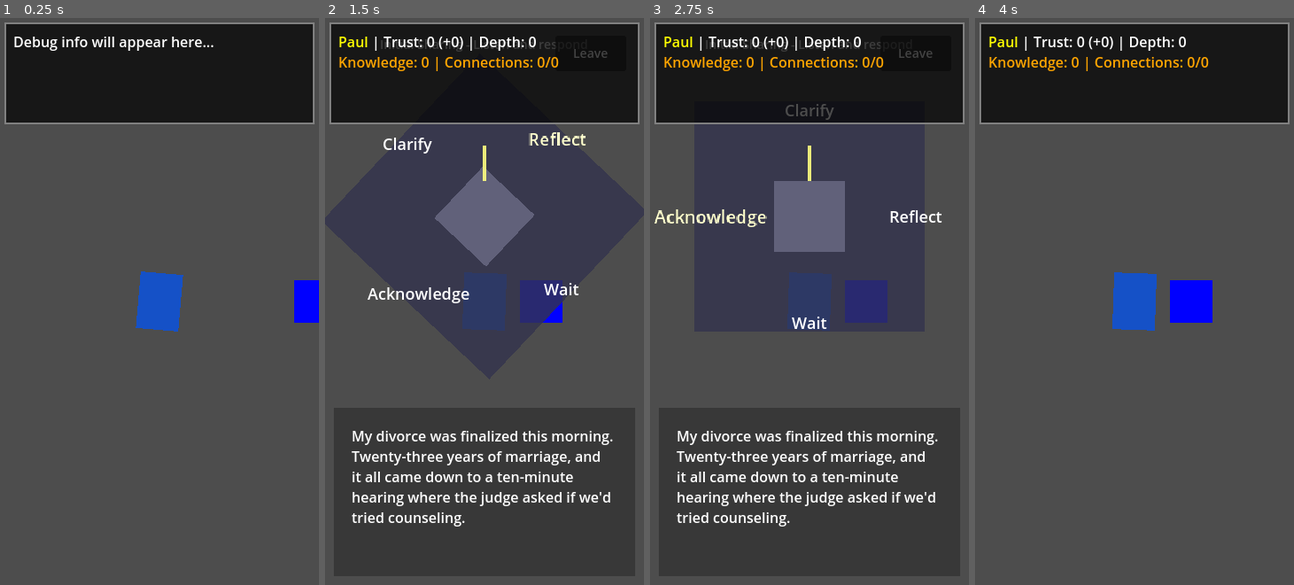
Above: before the commit, frames 1-4 (left to right).
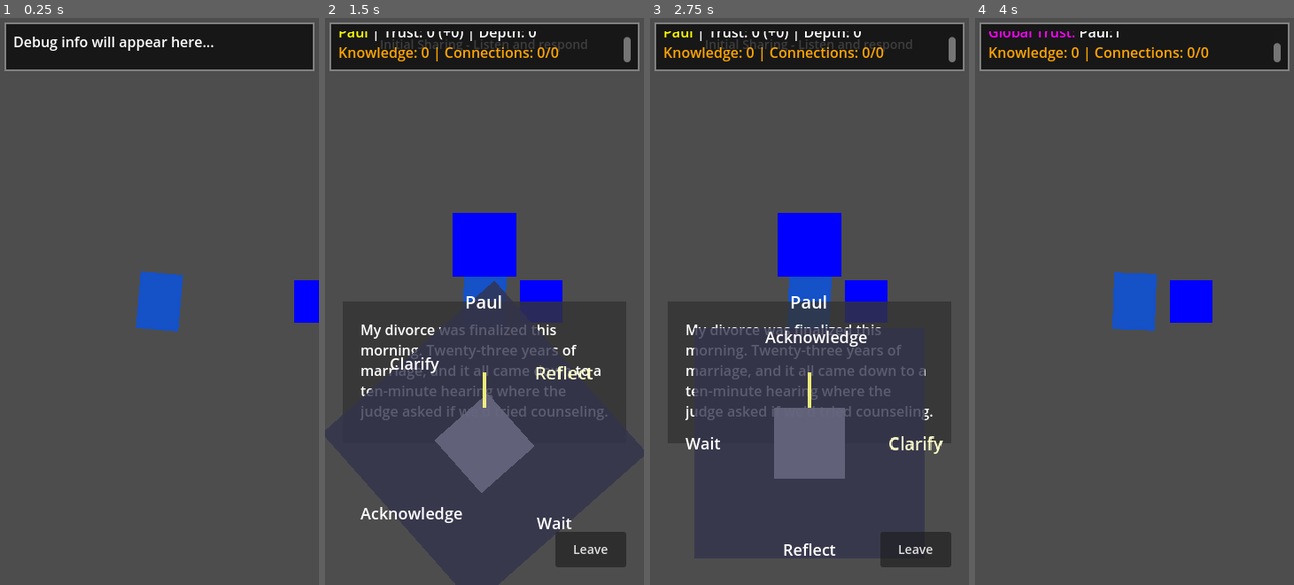
Above: after the commit, the same moments.

Repository: mgsrevolver/bedbound
Game: Godot game, scene res://scenes/Main.tscn
The game is run twice, just before and just after one commit, with the same random seed, the same clock (stepped at 60 frames per second) and the same inputs.
Inputs (mouse positions are in pixels of both pictures, inside the frame that each line leads up to):
- Up to frame 1 (0.25 s): no input
- Up to frame 2 (1.5 s): tap Enter at 0.5 s; move the mouse to (554, 273) at 0.52 s; hold D (move_right) 0.53-1.25 s; click (554, 273) at 0.67 s; drag from (420, 329) to (484, 301) at 1.27 s
- Up to frame 3 (2.75 s): move the mouse to (841, 176) at 2.02 s; hold D (move_right) from 2.03 s (still down)
- Up to frame 4 (4 s): release D (move_right) at 2.75 s; click "Leave" at 2.75 s; tap Space at 3.5 s; drag from (1118, 414) to (1038, 216) at 3.52 s

The runs differ from the first frame. In frame 1, 9.4% of the frame differs, in the area x 1-99%, y 9-19%; in frame 2, 30%; in frame 3, 32%, in the area x 1-99%, y 2-95%; in frame 4, 11%.

Commit message:
fix overlapping ui elements

Diff:
--- a/scenes/ui/ConversationWheel.tscn
+++ b/scenes/ui/ConversationWheel.tscn
@@ -11,14 +11,13 @@
 
 [node name="DialoguePanel" type="Panel" parent="."]
 layout_mode = 1
-anchors_preset = 2
-anchor_top = 1.0
-anchor_bottom = 1.0
-offset_left = 10.0
-offset_top = -200.0
-offset_right = 350.0
-offset_bottom = -10.0
-grow_vertical = 0
+anchors_preset = 1
+anchor_left = 0.0
+anchor_right = 1.0
+offset_left = 20.0
+offset_top = 320.0
+offset_right = -20.0
+offset_bottom = 480.0
 
 [node name="DialogueText" type="RichTextLabel" parent="DialoguePanel"]
 layout_mode = 1
--- a/scenes/ui/DebugOverlay.tscn
+++ b/scenes/ui/DebugOverlay.tscn
@@ -20,7 +20,7 @@
 offset_left = 5.0
 offset_top = 5.0
 offset_right = -5.0
-offset_bottom = 120.0
+offset_bottom = 60.0
 grow_horizontal = 2
 grow_vertical = 0
 
--- a/scripts/dialogue/DialogueManager.gd
+++ b/scripts/dialogue/DialogueManager.gd
@@ -44,6 +44,7 @@
 	)
 	var initial_options = npc.get_current_options()
 	dialogue_ui.setup_dialogue(npc.get_current_dialogue())
+	dialogue_ui.setup_npc_portrait(npc)
 	dialogue_ui.update_available_options(initial_options)
 
 	if debug_overlay:
--- a/scripts/npcs/NPC.gd
+++ b/scripts/npcs/NPC.gd
@@ -139,11 +139,16 @@
 	var level_2_data = conversation_tree.get("level_1", {}).get("branches", {}).get(option_key, {})
 	var response_text = level_2_data.get("text", get_contextual_default_text(option_key))
 
+	# Apply trust changes
+	var trust_change = level_2_data.get("trust_change", 0)
+	apply_trust_change(trust_change)
+	update_conversation_depth()
+
 	return {
 		"text": response_text,
 		"continues": true,
 		"options": level_3_available_options,
-		"trust_change": level_2_data.get("trust_change", 0)
+		"trust_change": trust_change
 	}
 
 func handle_level_3_choice(option_key: String) -> Dictionary:
@@ -158,6 +163,11 @@
 	var level_3_data = conversation_tree.get("level_1", {}).get("branches", {}).get(level_2_choice, {}).get("level_3", {}).get(option_key, {})
 	var response_text = level_3_data.get("text", get_contextual_default_text(option_key))
 
+	# Apply trust changes
+	var trust_change = level_3_data.get("trust_change", 1)
+	apply_trust_change(trust_change)
+	update_conversation_depth()
+
 	# Check if all options exhausted
 	if level_3_available_options.is_empty():
 		# Conversation complete - trigger graceful end
@@ -165,7 +175,7 @@
 			"text": response_text,
 			"continues": false,
 			"options": [],
-			"trust_change": level_3_data.get("trust_change", 1),
+			"trust_change": trust_change,
 			"dead_end_type": DeadEndType.COMFORTABLE_CONCLUSION,
 			"farewell": "Thank you for listening so carefully. I feel truly heard."
 		}
@@ -175,7 +185,7 @@
 			"text": response_text,
 			"continues": true,
 			"options": level_3_available_options,
-			"trust_change": level_3_data.get("trust_change", 1)
+			"trust_change": trust_change
 		}
 
 func get_contextual_default_text(option_key: String) -> String:
@@ -411,3 +421,14 @@
 	level_3_used_options.clear()
 	level_3_available_options.clear()
 	print("NPC: Conversation state reset - ready for fresh start")
+
+func apply_trust_change(trust_change: int):
+	last_trust_change = trust_change
+	trust_level += trust_change
+	if global_state:
+		global_state.update_npc_trust(npc_name, trust_change)
+	print("NPC: Trust updated by %d, total: %d" % [trust_change, trust_level])
+
+func update_conversation_depth():
+	emotional_state.conversation_depth += 1
+	print("NPC: Conversation depth: %d" % emotional_state.conversation_depth)
--- a/scripts/ui/ConversationWheel.gd
+++ b/scripts/ui/ConversationWheel.gd
@@ -13,6 +13,9 @@
 @onready var selection_indicator: Control = $SelectionIndicator
 var progress_indicator: Label
 var leave_button: Button
+var npc_portrait: Control
+var npc_portrait_sprite: Sprite2D
+var npc_name_label: Label
 var animation_tween: Tween
 
 # Wheel configuration
@@ -69,15 +72,35 @@
 	progress_indicator.position = Vector2(screen_size.x * 0.5 - 150, 20)
 	add_child(progress_indicator)
 
-	# Create Leave button
+	# Create Leave button in bottom area
 	leave_button = Button.new()
 	leave_button.name = "LeaveButton"
 	leave_button.text = "Leave"
 	leave_button.custom_minimum_size = Vector2(80, 40)
 	leave_button.add_theme_font_size_override("font_size", 14)
-	leave_button.position = Vector2(screen_size.x - 100, 20)
+	leave_button.position = Vector2(screen_size.x - 100, screen_size.y - 60)
 	leave_button.pressed.connect(_on_leave_pressed)
 	add_child(leave_button)
+
+	# Create NPC portrait in middle area
+	npc_portrait = Control.new()
+	npc_portrait.name = "NPCPortrait"
+	npc_portrait.position = Vector2(screen_size.x * 0.5, screen_size.y * 0.4)
+	add_child(npc_portrait)
+
+	# Create portrait sprite (will be updated when NPC is set)
+	npc_portrait_sprite = Sprite2D.new()
+	npc_portrait_sprite.scale = Vector2(3, 3)  # Larger for portrait view
+	npc_portrait.add_child(npc_portrait_sprite)
+
+	# Create NPC name label
+	npc_name_label = Label.new()
+	npc_name_label.add_theme_font_size_override("font_size", 20)
+	npc_name_label.add_theme_color_override("font_color", Color.WHITE)
+	npc_name_label.horizontal_alignment = HORIZONTAL_ALIGNMENT_CENTER
+	npc_name_label.size = Vector2(200, 30)
+	npc_name_label.position = Vector2(-100, 50)  # Below the sprite
+	npc_portrait.add_child(npc_name_label)
 
 func _input(event):
 	if not visible:
@@ -108,10 +131,10 @@
 			update_selection_indicator()
 
 func setup_wheel():
-	# Set up the wheel in upper portion of screen, avoiding dialogue panel
+	# Set up the wheel in the bottom area, below the NPC portrait area
 	var screen_size = get_viewport().get_visible_rect().size
-	# Position wheel in upper half, leaving space for dialogue panel at bottom
-	var wheel_center = Vector2(screen_size.x * 0.5, screen_size.y * 0.35)
+	# Position wheel in bottom area - below debug (60px) + portrait area (~200px) + margin
+	var wheel_center = Vector2(screen_size.x * 0.5, screen_size.y * 0.75)
 
 	wheel_container.position = wheel_center
 	selection_indicator.position = wheel_center
@@ -417,6 +440,14 @@
 	dialogue_text.text = text
 	reset_wheel_position()
 	update_progress_indicator()
+
+func setup_npc_portrait(npc: NPC):
+	if npc and npc_name_label:
+		npc_name_label.text = npc.npc_name
+		# Copy the NPC's sprite texture for the portrait
+		var npc_sprite = npc.get_node("Sprite2D")
+		if npc_sprite and npc_portrait_sprite:
+			npc_portrait_sprite.texture = npc_sprite.texture
 
 func update_dialogue(text: String, available_options: Array = []):
 	dialogue_text.text = text
